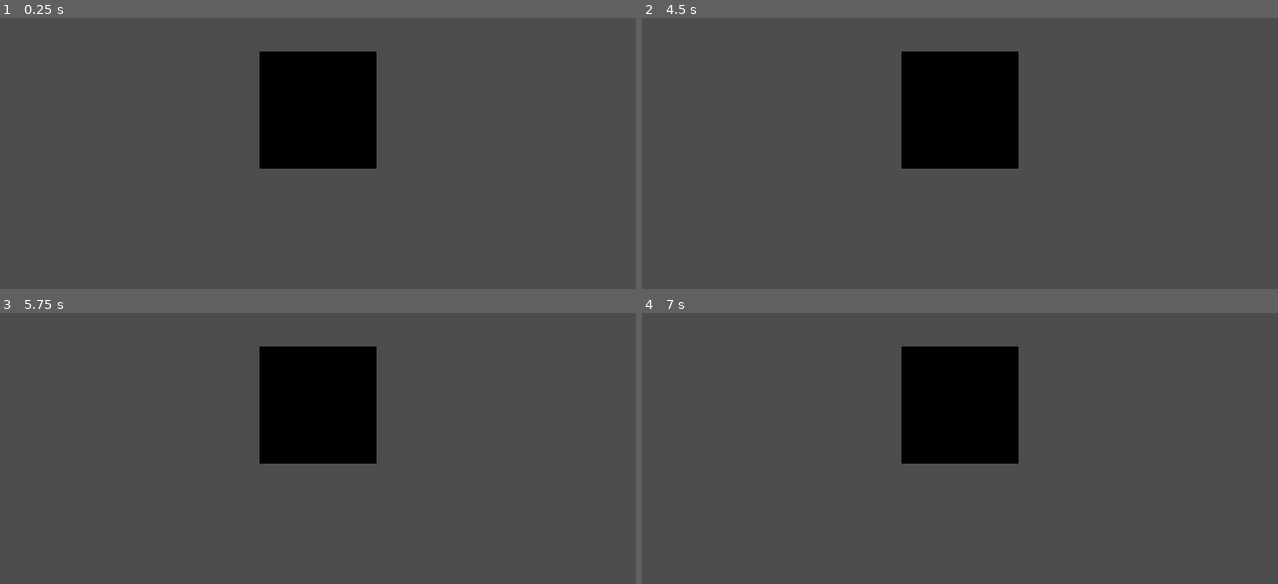
Above: before the commit, frames 1-4 (two rows, left to right).
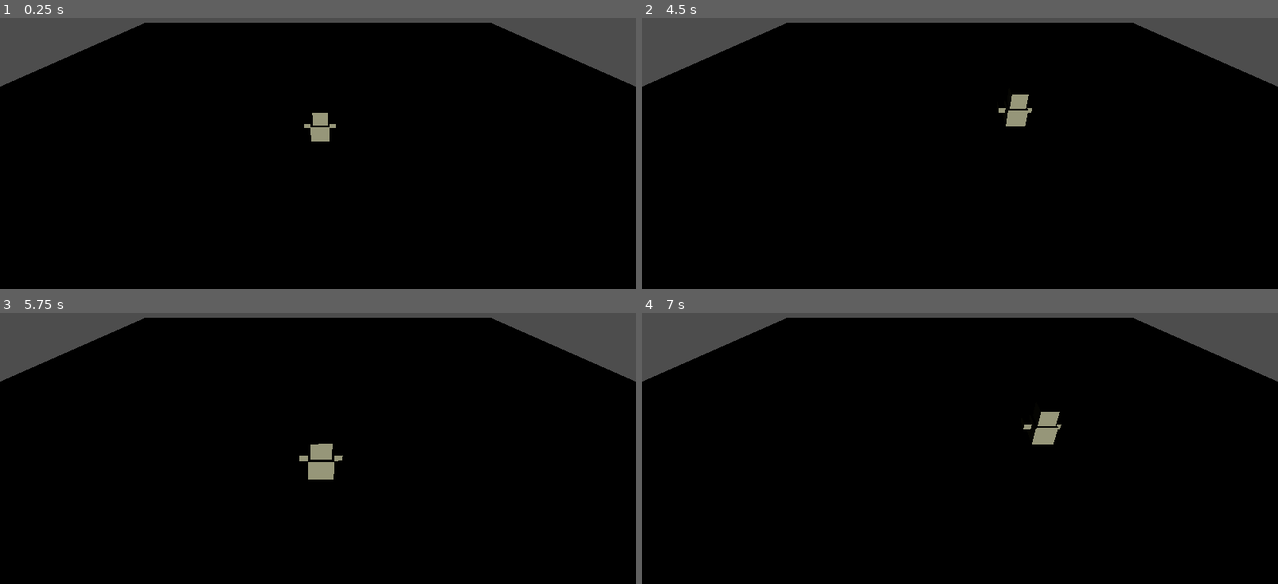
Above: after the commit, the same moments.

Repository: sstrac/tradingcargame
Game: Godot game, scene res://main.tscn
The game is run twice, just before and just after one commit, with the same random seed, the same clock (stepped at 60 frames per second) and the same inputs.
Inputs:
- Up to frame 1 (0.25 s): no input
- Up to frame 2 (4.5 s): tap Enter (ui_accept) at 0.5, 0.6, 0.77, 1.07, 1.35, 1.52, 1.82, 2.1, 2.85, 3.02, 3.32, 3.6, 3.77, 4.07, 4.35 s; hold D (right, bound only after the commit) 0.53-1.28 s; hold S (down, bound only after the commit) 1.28-2.03 s; hold D (right, bound only after the commit) 2.03-2.78 s; hold W (up, bound only after the commit) 2.78-3.53 s; hold A (left, bound only after the commit) from 3.53 s (still down)
- Up to frame 3 (5.75 s): tap Enter (ui_accept) at 4.52, 4.82, 5.1 s; release A (left, bound only after the commit) at 5.03 s; hold S (down, bound only after the commit) from 5.03 s (still down)
- Up to frame 4 (7 s): release S (down, bound only after the commit) at 5.78 s; hold D (right, bound only after the commit) 5.78-6.53 s; tap Enter (ui_accept) at 5.85, 6.02, 6.32, 6.6, 6.77 s; hold W (up, bound only after the commit) from 6.53 s (still down)

The runs differ from the first frame. In frame 1, 85% of the frame differs, in the area x 0-100%, y 1-100%; in frame 2, 85%; in frame 3, 85%; in frame 4, 85%.

Commit message:
character move

Diff:
--- a/main.tscn
+++ b/main.tscn
@@ -1,19 +1,21 @@
 [gd_scene load_steps=5 format=3 uid="uid://oiis3e6lbkr7"]
+
+[ext_resource type="PackedScene" uid="uid://bpuy6gjqlhnr6" path="res://player.tscn" id="1_ytnnu"]
 
 [sub_resource type="BoxShape3D" id="BoxShape3D_xr5i0"]
 size = Vector3(100, 2, 100)
 
 [sub_resource type="StandardMaterial3D" id="StandardMaterial3D_k0xdk"]
-albedo_color = Color(1, 0.694118, 1, 1)
+albedo_color = Color(0.617484, 0.619351, 0.61657, 1)
 
 [sub_resource type="BoxMesh" id="BoxMesh_m68wg"]
 material = SubResource("StandardMaterial3D_k0xdk")
-size = Vector3(100, 2, 100)
-
-[sub_resource type="BoxMesh" id="BoxMesh_vs5im"]
-size = Vector3(40, 20, 40)
+size = Vector3(50, 2, 50)
 
 [node name="Main" type="Node"]
+
+[node name="CharacterBody3D" parent="." instance=ExtResource("1_ytnnu")]
+transform = Transform3D(1, 0, 0, 0, 1, 0, 0, 0, 1, 0, 2, 0)
 
 [node name="StaticBody3D" type="StaticBody3D" parent="."]
 
@@ -24,11 +26,7 @@
 mesh = SubResource("BoxMesh_m68wg")
 
 [node name="Camera3D" type="Camera3D" parent="."]
-transform = Transform3D(1, 0, 0, 0, -4.37114e-08, 1, 0, -1, -4.37114e-08, 0, 200, 0)
+transform = Transform3D(1, 0, 0, 0, 0.819152, 0.573576, 0, -0.573576, 0.819152, 0, 10, 10)
 
-[node name="SpotLight3D" type="SpotLight3D" parent="Camera3D"]
-transform = Transform3D(1, 0, 0, 0, -4.37114e-08, -1, 0, 1, -4.37114e-08, 0, 0, 0)
-
-[node name="MeshInstance3D" type="MeshInstance3D" parent="."]
-mesh = SubResource("BoxMesh_vs5im")
-skeleton = NodePath("")
+[node name="DirectionalLight3D" type="DirectionalLight3D" parent="."]
+light_color = Color(1, 1, 0.811765, 1)
--- /dev/null
+++ b/player.gd
@@ -0,0 +1,30 @@
+extends CharacterBody3D
+
+
+const SPEED = 5.0
+const JUMP_VELOCITY = 4.5
+
+
+func _physics_process(delta):
+	# Add the gravity.
+	if not is_on_floor():
+		velocity += get_gravity() * delta
+
+	# Handle jump.
+	if Input.is_action_just_pressed("ui_accept") and is_on_floor():
+		velocity.y = JUMP_VELOCITY
+
+	# Get the input direction and handle the movement/deceleration.
+	# As good practice, you should replace UI actions with custom gameplay actions.
+	var input_dir = Input.get_vector("left", "right", "up", "down")
+	var direction = (transform.basis * Vector3(input_dir.x, 0, input_dir.y)).normalized()
+	if direction:
+		velocity.x = direction.x * SPEED
+		velocity.z = direction.z * SPEED
+
+	else:
+		velocity.x = move_toward(velocity.x, 0, SPEED)
+		velocity.z = move_toward(velocity.z, 0, SPEED)
+
+
+	move_and_slide()
--- a/player.tscn
+++ b/player.tscn
@@ -1,10 +1,38 @@
-[gd_scene load_steps=2 format=3 uid="uid://bpuy6gjqlhnr6"]
+[gd_scene load_steps=6 format=3 uid="uid://bpuy6gjqlhnr6"]
+
+[ext_resource type="Script" path="res://player.gd" id="1_3gyl3"]
 
 [sub_resource type="CapsuleShape3D" id="CapsuleShape3D_ro4ob"]
-radius = 0.363235
-height = 1.74943
+height = 1.7
 
-[node name="CharacterBody3D" type="CharacterBody3D"]
+[sub_resource type="BoxMesh" id="BoxMesh_grka7"]
 
-[node name="CollisionShape3D" type="CollisionShape3D" parent="."]
+[sub_resource type="BoxMesh" id="BoxMesh_n0q7t"]
+size = Vector3(0.8, 0.8, 0.8)
+
+[sub_resource type="BoxMesh" id="BoxMesh_d2pl4"]
+
+[node name="Node" type="Node3D"]
+
+[node name="CharacterBody3D" type="CharacterBody3D" parent="."]
+script = ExtResource("1_3gyl3")
+
+[node name="CollisionShape3D" type="CollisionShape3D" parent="CharacterBody3D"]
+transform = Transform3D(-0.00525345, 0, 0.999986, 0, 1, 0, -0.999986, 0, -0.00525345, 0.116415, 0, 0.112931)
 shape = SubResource("CapsuleShape3D_ro4ob")
+
+[node name="MeshInstance3D" type="MeshInstance3D" parent="CharacterBody3D"]
+transform = Transform3D(-0.00525345, 0, 0.999986, 0, 1, 0, -0.999986, 0, -0.00525345, 0.116415, 0, 0.112931)
+mesh = SubResource("BoxMesh_grka7")
+
+[node name="MeshInstance3D2" type="MeshInstance3D" parent="CharacterBody3D"]
+transform = Transform3D(-0.00525345, 0, 0.999986, 0, 1, 0, -0.999986, 0, -0.00525345, 0.116415, 0.928378, 0.112931)
+mesh = SubResource("BoxMesh_n0q7t")
+
+[node name="MeshInstance3D3" type="MeshInstance3D" parent="CharacterBody3D"]
+transform = Transform3D(-0.00317007, 0, 0.342357, 0, 0.294369, 0, -0.603418, 0, -0.00179858, 0.802598, 0.165865, -0.17662)
+mesh = SubResource("BoxMesh_d2pl4")
+
+[node name="MeshInstance3D4" type="MeshInstance3D" parent="CharacterBody3D"]
+transform = Transform3D(-0.00317007, 0, 0.342357, 0, 0.294369, 0, -0.603418, 0, -0.00179858, -0.579957, 0.165865, -0.169357)
+mesh = SubResource("BoxMesh_d2pl4")
--- a/project.godot
+++ b/project.godot
@@ -14,3 +14,30 @@
 run/main_scene="res://main.tscn"
 config/features=PackedStringArray("4.3", "Forward Plus")
 config/icon="res://icon.svg"
+
+[filesystem]
+
+import/blender/enabled=false
+
+[input]
+
+right={
+"deadzone": 0.5,
+"events": [Object(InputEventKey,"resource_local_to_scene":false,"resource_name":"","device":-1,"window_id":0,"alt_pressed":false,"shift_pressed":false,"ctrl_pressed":false,"meta_pressed":false,"pressed":false,"keycode":0,"physical_keycode":68,"key_label":0,"unicode":100,"location":0,"echo":false,"script":null)
+]
+}
+left={
+"deadzone": 0.5,
+"events": [Object(InputEventKey,"resource_local_to_scene":false,"resource_name":"","device":-1,"window_id":0,"alt_pressed":false,"shift_pressed":false,"ctrl_pressed":false,"meta_pressed":false,"pressed":false,"keycode":0,"physical_keycode":65,"key_label":0,"unicode":97,"location":0,"echo":false,"script":null)
+]
+}
+up={
+"deadzone": 0.5,
+"events": [Object(InputEventKey,"resource_local_to_scene":false,"resource_name":"","device":-1,"window_id":0,"alt_pressed":false,"shift_pressed":false,"ctrl_pressed":false,"meta_pressed":false,"pressed":false,"keycode":0,"physical_keycode":87,"key_label":0,"unicode":119,"location":0,"echo":false,"script":null)
+]
+}
+down={
+"deadzone": 0.5,
+"events": [Object(InputEventKey,"resource_local_to_scene":false,"resource_name":"","device":-1,"window_id":0,"alt_pressed":false,"shift_pressed":false,"ctrl_pressed":false,"meta_pressed":false,"pressed":false,"keycode":0,"physical_keycode":83,"key_label":0,"unicode":115,"location":0,"echo":false,"script":null)
+]
+}
Not shown, added: cute character.blend
